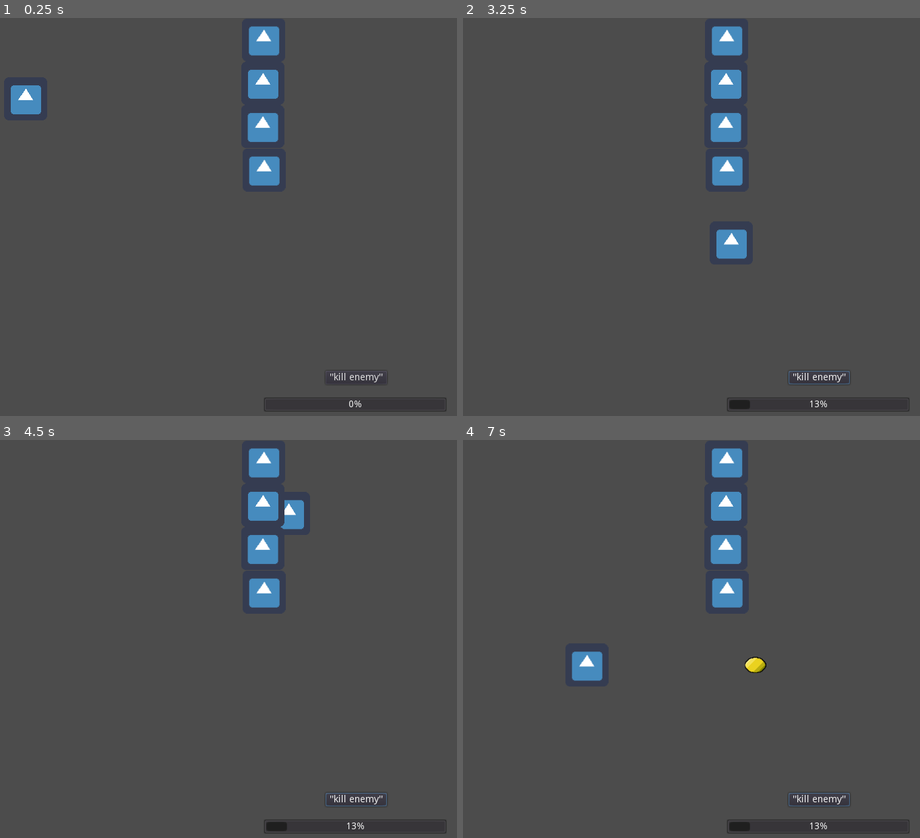
Above: before the commit, frames 1-4 (two rows, left to right).
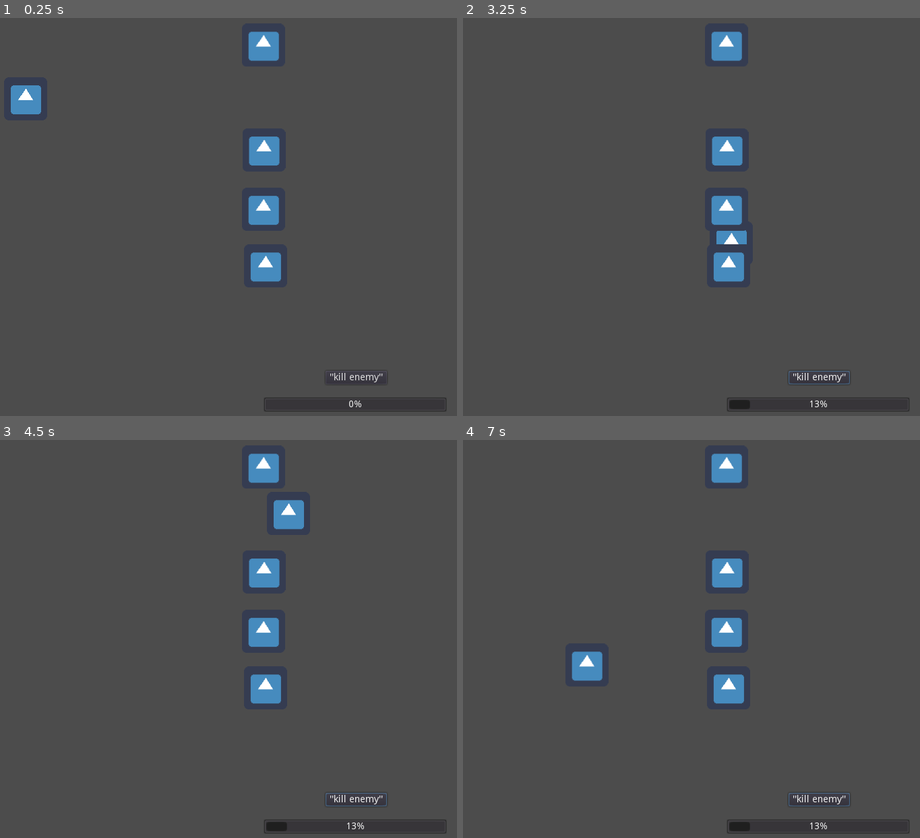
Above: after the commit, the same moments.

Repository: Yerdun/Pathogen
Game: Godot game, scene res://Scenes/Test Scenes/Copy Tester.tscn
The game is run twice, just before and just after one commit, with the same random seed, the same clock (stepped at 60 frames per second) and the same inputs. The engine's default icon, where the game draws it, is replaced by a stand-in: a white triangle on a blue panel in a dark square.
Inputs (mouse positions are in pixels of both pictures, inside the frame that each line leads up to):
- Up to frame 1 (0.25 s): no input
- Up to frame 2 (3.25 s): click "'kill enemy'" at 0.5 s; tap Enter at 1.25 s; move the mouse to (769, 201) at 1.27 s; hold Right (ui_right) 1.28-2.03 s; hold B (copy) 1.28-2.03 s; move the mouse to (540, 240) at 2.02 s; hold Down (ui_down) 2.03-2.78 s; tap Shift (control_focus) at 2.1 s; tap B (copy) at 2.3 s; move the mouse to (705, 129) at 2.77 s; hold Right (ui_right) from 2.78 s (still down); hold B (copy) from 2.78 s (still down)
- Up to frame 3 (4.5 s): move the mouse to (159, 722) at 3.52 s; release Right (ui_right) at 3.53 s; release B (copy) at 3.53 s; hold Up (ui_up) 3.53-4.28 s; tap Space (shoot) at 3.6 s; tap B (copy) at 3.8 s; move the mouse to (347, 702) at 4.27 s; hold Left (ui_left) from 4.28 s (still down); hold B (copy) from 4.28 s (still down)
- Up to frame 4 (7 s): move the mouse to (490, 583) at 5.02 s; release B (copy) at 5.03 s; tap Shift (control_focus) at 5.1 s; tap B (copy) at 5.3, 6.8 s; move the mouse to (677, 642) at 5.77 s; release Left (ui_left) at 5.78 s; hold Down (ui_down) 5.78-6.53 s; hold B (copy) 5.78-6.53 s; move the mouse to (568, 539) at 6.52 s; hold Right (ui_right) from 6.53 s (still down); tap Space (shoot) at 6.6 s

The runs differ from the first frame. In frame 1, 2.8% of the frame differs, in the area x 54-62%, y 2-67%; in frame 2, 2.9%; in frame 3, 2.9%; in frame 4, 3.0%, in the area x 54-67%, y 2-67%.

Commit message:
Started work on Enemy scene, converted dummies Enemy: Basically the dummy, but exported to its own scene. Copy Tester: Changed dummies to proper enemies. Copy ability currently does not work: works when passing a string literal, but for some reason does not when trying to pass the string variable copyAbility.

Diff:
--- a/Scenes/Test Scenes/Dying Dummy.gd
+++ b/Scenes/Enemy/Basic Enemy/Enemy.gd
@@ -2,8 +2,9 @@
 
 
 # Declare member variables here. Examples:
-export (int) var maxHP = 2 # the amount of hp the enemy has at spawn
+export var maxHP = 2 # the amount of hp the enemy has at spawn
 var currentHP # the enemy's current hp
+export(String, "none", "piercing", "rapid", "wide") var copyAbility	# The enemy's ability
 
 # Called when the node enters the scene tree for the first time.
 func _ready():
@@ -22,5 +23,5 @@
 	# amount variable is the amount of damage taken
 	currentHP = max(0, currentHP - amount) # this line caps hp loss at 0
 
-func getCopyAbility():
-	return ""
+func GetCopyAbility():
+	return copyAbility	# Since it's a string, it's supposed to return the type of ability and thus the copy bullet copies. I swear it worked earlier, but right now I have no idea what's going on
--- /dev/null
+++ b/Scenes/Enemy/Basic Enemy/Enemy.tscn
@@ -0,0 +1,20 @@
+[gd_scene load_steps=4 format=2]
+
+[ext_resource path="res://icon.png" type="Texture" id=1]
+[ext_resource path="res://Scenes/Enemy/Basic Enemy/Enemy.gd" type="Script" id=2]
+
+[sub_resource type="RectangleShape2D" id=1]
+extents = Vector2( 31.0658, 31.3185 )
+
+[node name="Enemy" type="RigidBody2D"]
+gravity_scale = 0.0
+script = ExtResource( 2 )
+__meta__ = {
+"_edit_group_": true
+}
+
+[node name="Hitbox" type="CollisionShape2D" parent="."]
+shape = SubResource( 1 )
+
+[node name="Sprite" type="Sprite" parent="."]
+texture = ExtResource( 1 )
--- a/Scenes/Test Scenes/Copy Tester.tscn
+++ b/Scenes/Test Scenes/Copy Tester.tscn
@@ -1,77 +1,32 @@
-[gd_scene load_steps=9 format=2]
+[gd_scene load_steps=4 format=2]
 
 [ext_resource path="res://Scenes/Player/Player.tscn" type="PackedScene" id=1]
-[ext_resource path="res://icon.png" type="Texture" id=2]
-[ext_resource path="res://Scenes/Test Scenes/Rapid Dummy.gd" type="Script" id=3]
-[ext_resource path="res://Scenes/Test Scenes/Wide Dummy.gd" type="Script" id=4]
-[ext_resource path="res://Scenes/Test Scenes/Piercing Dummy.gd" type="Script" id=5]
 [ext_resource path="res://Scenes/Test Scenes/Copy Tester.gd" type="Script" id=6]
-[ext_resource path="res://Scenes/Test Scenes/Dying Dummy.gd" type="Script" id=7]
-
-[sub_resource type="RectangleShape2D" id=1]
-extents = Vector2( 31.0658, 31.3185 )
+[ext_resource path="res://Scenes/Enemy/Basic Enemy/Enemy.tscn" type="PackedScene" id=7]
 
 [node name="Copy Tester" type="Node"]
 script = ExtResource( 6 )
 
 [node name="Player" parent="." instance=ExtResource( 1 )]
 
-[node name="Rapid Dummy" type="RigidBody2D" parent="."]
-position = Vector2( 513.25, 32.5663 )
-gravity_scale = 0.0
-script = ExtResource( 3 )
-__meta__ = {
-"_edit_group_": true
-}
+[node name="Dying Dummy" parent="." instance=ExtResource( 7 )]
+position = Vector2( 512.731, 40.4788 )
+maxHP = 3
 
-[node name="Hitbox" type="CollisionShape2D" parent="Rapid Dummy"]
-shape = SubResource( 1 )
+[node name="Piercing Dummy" parent="." instance=ExtResource( 7 )]
+position = Vector2( 512.731, 284.145 )
+maxHP = 999999
+copyAbility = "piercing"
 
-[node name="Sprite" type="Sprite" parent="Rapid Dummy"]
-texture = ExtResource( 2 )
+[node name="Rapid Dummy" parent="." instance=ExtResource( 7 )]
+position = Vector2( 513.525, 196.044 )
+maxHP = 999999
+copyAbility = "rapid"
 
-[node name="Wide Dummy" type="RigidBody2D" parent="."]
-position = Vector2( 511.956, 98.493 )
-gravity_scale = 0.0
-script = ExtResource( 4 )
-__meta__ = {
-"_edit_group_": true
-}
-
-[node name="Hitbox" type="CollisionShape2D" parent="Wide Dummy"]
-shape = SubResource( 1 )
-
-[node name="Sprite" type="Sprite" parent="Wide Dummy"]
-position = Vector2( 0, -1.5874 )
-texture = ExtResource( 2 )
-
-[node name="Piercing Dummy" type="RigidBody2D" parent="."]
-position = Vector2( 511.587, 161.102 )
-gravity_scale = 0.0
-script = ExtResource( 5 )
-__meta__ = {
-"_edit_group_": true
-}
-
-[node name="Hitbox" type="CollisionShape2D" parent="Piercing Dummy"]
-shape = SubResource( 1 )
-
-[node name="Sprite" type="Sprite" parent="Piercing Dummy"]
-texture = ExtResource( 2 )
-
-[node name="Dying Dummy" type="RigidBody2D" parent="."]
-position = Vector2( 513.706, 225.729 )
-gravity_scale = 0.0
-script = ExtResource( 7 )
-__meta__ = {
-"_edit_group_": true
-}
-
-[node name="Hitbox" type="CollisionShape2D" parent="Dying Dummy"]
-shape = SubResource( 1 )
-
-[node name="Sprite" type="Sprite" parent="Dying Dummy"]
-texture = ExtResource( 2 )
+[node name="Wide Dummy" parent="." instance=ExtResource( 7 )]
+position = Vector2( 515.906, 368.277 )
+maxHP = 999999
+copyAbility = "wide"
 
 [node name="Charge Bar" type="ProgressBar" parent="."]
 margin_left = 513.064
--- a/Scenes/Test Scenes/Piercing Dummy.gd
+++ /dev/null
@@ -1,5 +0,0 @@
-extends RigidBody2D
-
-
-func GetCopyAbility():
-	return "piercing"
--- a/Scenes/Test Scenes/Rapid Dummy.gd
+++ /dev/null
@@ -1,5 +0,0 @@
-extends RigidBody2D
-
-
-func GetCopyAbility():
-	return "rapidfire"
--- a/Scenes/Test Scenes/Wide Dummy.gd
+++ /dev/null
@@ -1,5 +0,0 @@
-extends RigidBody2D
-
-
-func GetCopyAbility():
-	return "widebeam"
